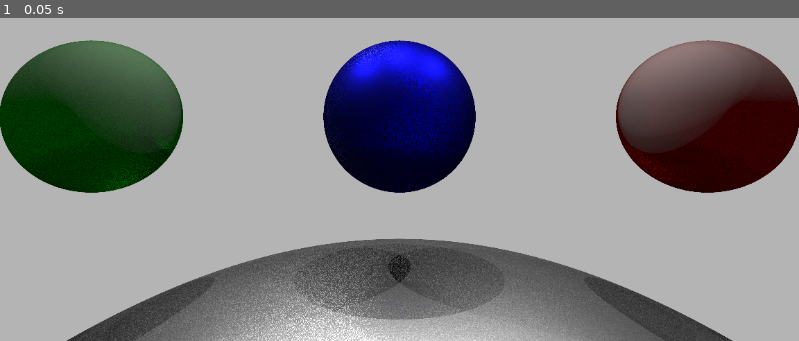
Above: before the commit, frame 1.
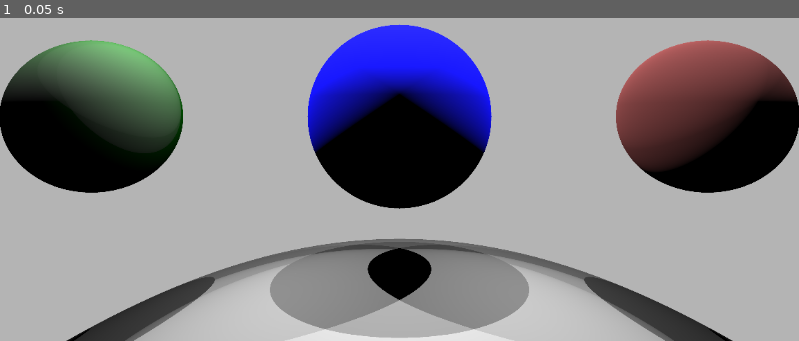
Above: after the commit, the same moment.

Repository: Robert-W-Ward/godot-path-tracer
Game: Godot game, scene res://main.tscn
The game is run twice, just before and just after one commit, with the same random seed, the same clock (stepped at 60 frames per second) and the same inputs.
Inputs:
- Up to frame 1 (0.05 s): no input

The runs differ from the first frame. In frame 1, 31% of the frame differs, in the area x 0-100%, y 1-100%.

Commit message:
got roughness to actually affect the color

Diff:
--- a/pathtracer.gdshader
+++ b/pathtracer.gdshader
@@ -21,7 +21,7 @@
 };
 struct Material{
 	int id;
-	int type;
+	int type; // 0 - Lambertian, 1 - Metallic, 2 - Dielectric
 	float roughness;
 	float metallic;
 	float ior;
@@ -46,25 +46,25 @@
 	vec3(0.0,-3.0,0.0),
 	vec3(0.0,-1.0,0.0),
 	vec3(0.0,0.0,1.0),
-	vec2(4,4),
-	vec4(1.0,1.0,1.0,0.0)
+	vec2(5,5),
+	vec4(1.0,1.0,1.0,1.0)
 	);
 const PointLight PointLights[3]  = PointLight[](
-	PointLight(vec3(0.0,-3.0,0.0),vec4(1.0,1.0,1.0,1.0)),
-	PointLight(vec3(-2.0,-3.0,0.0),vec4(1.0,1.0,1.0,1.0)),
-	PointLight(vec3(2.0,-3.0,0.0),vec4(1.0,1.0,1.0,1.0))
+	PointLight(vec3(0.0,-3.0,0.0),vec4(1.0,1.0,1.0,0.5)),
+	PointLight(vec3(-2.0,-3.0,0.0),vec4(1.0,1.0,1.0,0.5)),
+	PointLight(vec3(2.0,-3.0,0.0),vec4(1.0,1.0,1.0,0.5))
 );
 const Material materials[4] = Material[](
-	Material(0,1,0.5,0.8,0.0,vec4(1.0,1.0,1.0,1.0),vec4(1.0,1.0,1.0,1.0),.2), // White lambertian material
-	Material(1,0,0.0,0.0,0.0,vec4(0.0,1.0,0.0,1.0),vec4(1.0,1.0,1.0,0.5),.2), // Green lambertian material
-	Material(2,1,0.5,1.0,1.0,vec4(0.0,0.0,1.0,1.0),vec4(1.0,1.0,1.0,1.0),.2), // Blue Metallic material
-	Material(3,2,1.0,0.0,1.5,vec4(1.0,0.0,0.0,1.0),vec4(1.0,1.0,1.0,1.0),.2)  // Red Dielectric material
+	Material(0,0,0.0,0.0,0.0,vec4(1.0,1.0,1.0,1.0),vec4(1.0,1.0,1.0,1.0),0.2), // White lambertian material
+	Material(1,0,0.0,0.0,0.0,vec4(0.0,1.0,0.0,1.0),vec4(1.0,1.0,1.0,0.2),0.2), // Green lambertian material
+	Material(2,1,1.0,1.0,1.0,vec4(0.0,0.0,1.0,1.0),vec4(1.0,1.0,1.0,0.0),0.0), // Blue Metallic material
+	Material(3,2,1.0,0.1,1.0,vec4(1.0,0.0,0.0,1.0),vec4(1.0,1.0,1.0,0.0),0.0)  // Red Dielectric material
 );
 
 const Sphere spheres[4] = Sphere[](
 	Sphere(vec3(0, 6, 0),5.0,0),
 	Sphere(vec3(-2, 0, 0), 0.5, 1),   // Lambertian
-	Sphere(vec3(0, 0, 0), 0.5, 2),   // Metal
+	Sphere(vec3(0, 0, 0), 0.6, 2),   // Metal
 	Sphere(vec3(2, 0, 0), 0.5, 3)   // Dielectric
 );
 
@@ -89,11 +89,36 @@
 	return numerator / denom;
 }
 
+vec3 SampleGGX(vec2 Xi, vec3 N, float roughness) {
+	float a = roughness * roughness;
+
+	// Transform Xi (a uniform random sample) into a sample on the hemisphere
+	float theta = atan(a * sqrt(Xi.x) / sqrt(1.0 - Xi.x));
+	float phi = 2.0 * PI * Xi.y;
+
+	// Spherical to Cartesian (assuming Y up)
+	vec3 H;
+	H.x = sin(theta) * cos(phi);
+	H.y = cos(theta);
+	H.z = sin(theta) * sin(phi);
+
+	// Transform H to be centered around N
+	vec3 upVector = abs(N.y) < 0.999 ? vec3(0.0, 1.0, 0.0) : vec3(1.0, 0.0, 0.0);
+	vec3 tangent = normalize(cross(upVector, N));
+	vec3 bitangent = cross(N, tangent);
+
+	// Tangent space to world space
+	vec3 sampleVec = H.x * tangent + H.y * N + H.z * bitangent;
+
+	return normalize(sampleVec);
+}
+
 float GeometrySchlickGGX(float NoV, float roughness){
 	float r = (roughness + 1.0);
 	float k = (r*r) / 8.0;
 	float num = NoV;
 	float denom = NoV * (1.0 - k) +k;
+
 	return num /denom;
 }
 
@@ -102,9 +127,9 @@
 	float NoL = max(dot(N,L),0.0);
 	float ggx1 = GeometrySchlickGGX(NoV,roughness);
 	float ggx2 = GeometrySchlickGGX(NoL,roughness);
+
 	return ggx1 * ggx2;
 }
-
 vec3 SampleHemisphere(vec3 N){
 	float r1 = random(N.xy);
 	float r2 = random(N.xy);
@@ -125,19 +150,18 @@
 
 	return direction.x * u + direction.y * v + direction.z * w;
 }
-vec3 SampleAreaLight(vec3 P, AreaLight light,out vec3 L, out float dist){
-	float u = random(FragCoord.xy + light.position.xy) - 0.5;
-	float v = random(FragCoord.xy + light.position.xy) - 0.5;
-
-	vec3 lightRight = cross(light.normal, light.up);
-
-	vec3 samplePos = light.position + light.up * (v*light.size.y) + lightRight * (u * light.size.x);
+vec3 SampleAreaLight(vec3 P,out vec3 L, out float dist){
+	float u = random(FragCoord.xy + areaLight.position.xy) - 0.5;
+	float v = random(FragCoord.xy + areaLight.position.xy) - 0.5;
+
+	vec3 lightRight = cross(areaLight.normal, areaLight.up);
+
+	vec3 samplePos = areaLight.position + areaLight.up * (v*areaLight.size.y) + lightRight * (u * areaLight.size.x);
 
 	L = normalize(samplePos - P);
 	dist = length(samplePos -P);
 	return samplePos;
 }
-
 float SphereSDF(vec3 p, vec3 center,float radius){
 	return length(p-center) - radius;
 }
@@ -171,7 +195,7 @@
     return normalize(n);
 }
 void RayIntersect(Ray ray,out Hit hit){
-	float tMin = 0.001;
+	float tMin = 0.01;
 	float tMax = 1000.0;
 
 	while(tMin<tMax){
@@ -198,90 +222,90 @@
 	float specularAngle = max(dot(V,R),0.0);
 	return specularColor * intensity * pow(specularAngle,shininess);
 }
-
-vec3 CookTorranceBRDF(vec3 L, vec3 V, vec3 N, Material mat, vec3 F0) {
-    vec3 H = normalize(V + L);
-    float D = DistributionGGX(N, H, mat.roughness);
-    vec3 F = FresnelSchlick(max(dot(H, V), 0.0), F0);
-    float G = GeometrySmith(N, V, L, mat.roughness);
-
-    float NdotL = max(dot(N, L), 0.0);
-    float NdotV = max(dot(N, V), 0.0);
-
-    vec3 numerator = D * F * G;
-    float denominator = 4.0 * NdotL * NdotV + 0.001; // Preventing division by zero
-    vec3 specular = numerator / denominator;
-
-    // Combining specular and diffuse reflectance
-    vec3 kD = vec3(1.0) - F; // This is for non-metals, for metals it will be zero
-    kD *= 1.0 - mat.metallic; // Completely specular for metals
-
-    vec3 diffuse = (1.0 - mat.metallic) * mat.color.rgb / PI;
-
-    return (kD * diffuse + specular) * NdotL; // This already includes Lambertian part for non-metallic
-}
-
-bool inShadow(Ray shadowRay, Hit shadowHit,float distToLight){
+vec3 CookTorranceSpecularReflectanceBRDF(vec3 L, vec3 V, vec3 N, Material mat, vec3 F0) {
+	vec3 H = normalize(V + L);
+	float D = DistributionGGX(N, H, mat.roughness);
+	vec3 F = FresnelSchlick(max(dot(H, V), 0.0), F0);
+	float G = GeometrySmith(N, V, L, mat.roughness);
+
+	float NoL = max(dot(N, L), 0.0);
+	float NoV = max(dot(N, V), 0.0);
+
+	vec3 numerator = D * F * G;
+	float denominator = 4.0 * NoL * NoV + 0.001; // Preventing division by zero
+	vec3 specular = numerator / denominator;
+	return specular * NoL;
+}
+bool CastsShadow(Ray shadowRay, Hit shadowHit,float distToLight){
 	RayIntersect(shadowRay,shadowHit);
 	if(shadowHit.dist> 0.0 && shadowHit.dist < distToLight){
 		return false;
 	}else return true;
 }
 
-vec3 CalculateDirectLighting(vec3 P, vec3 N,vec3 V,Material mat,AreaLight al){
-	vec3 dirLight = vec3(0.0);
-	vec3 L = vec3(0.0);
-	float distanceToLight = 0.0;
-	float attenuation = 0.0;
-	Ray shadowRay;
-	Hit shadowHit;
+vec3 CalcAreaLightContrib(vec3 P,vec3 N,vec3 V,Material mat){
+	int numSamples = 5;
+	vec3 AreaLightContrib = vec3(0.0);
 	vec3 F0 = mix(vec3(0.04),mat.color.rgb,mat.metallic);
-	// Sample the Area light first
-	for(int s =0 ;s<5;++s){
-		vec3 samplePos = SampleAreaLight(P,areaLight,L,distanceToLight);
-	 	attenuation = 1.0/(distanceToLight * distanceToLight);
+	for(int s = 0; s < numSamples; ++s){
+		float distanceToLight;
+		vec3 L = normalize(areaLight.position - P);
+		vec3 samplePos = SampleAreaLight(P,L,distanceToLight);
+	 	float attenuation = 1.0 / (distanceToLight * distanceToLight);
 		// Shadow for area light
+		Ray shadowRay;
 		shadowRay.origin = P + N * 0.001;
 		shadowRay.direction = L;
+		Hit shadowHit;
 		float NoL = max(dot(N, L), 0.0);
-
-		if (inShadow(shadowRay,shadowHit,distanceToLight)) { // If in shadow
-			// Metallics and Dielectrics use cook-torrance
+		if(CastsShadow(shadowRay,shadowHit,distanceToLight)){
 			if(mat.metallic > 0.0){
-				dirLight +=  CookTorranceBRDF(L,V,N,mat, F0) ;
+				vec3 BRDF = CookTorranceSpecularReflectanceBRDF(L,V,N,mat, F0);
+				AreaLightContrib += areaLight.color.w * BRDF * attenuation;
 			}else{
 				vec3 diffuse = LambertianReflectanceBRDF(L, N, mat.color.rgb, 1.0);
 				vec3 specular = PhongSpecularReflectanceBRDF(L, N, V, mat.specular.rgb, mat.shininess, mat.specular.w);
 				vec3 BRDF = diffuse + specular;
-				dirLight += areaLight.color.w * BRDF * NoL * attenuation;
+				AreaLightContrib += areaLight.color.w * BRDF * NoL * attenuation;
 			}
-
-		}
-	}
-	dirLight /= float(5);
-	vec3 BRDF = vec3(0.0);
+		}
+	}
+	AreaLightContrib /= float(numSamples);
+	return AreaLightContrib;
+}
+vec3 CalcPointLightContrib(vec3 P,vec3 N,vec3 V,Material mat,float distanceToLight){
+	vec3 PointLightContrib = vec3(0.0);
+	vec3 F0 = mix(vec3(0.04),mat.color.rgb,mat.metallic);
 	for(int i = 0; i< PointLights.length(); ++i){
 		PointLight light = PointLights[i];
-		L = normalize(light.position - P);
-		distanceToLight = length(light.position - P);
-		attenuation = 1.0/(distanceToLight * distanceToLight);
+		vec3 L = normalize(light.position - P);
+		float distanceToLight = length(light.position - P);
+		float attenuation = 1.0/(distanceToLight * distanceToLight);
 		float NoL = max(dot(N,L),0.0);
-
+		Ray shadowRay;
 		shadowRay.origin = P + N * 0.001;
 		shadowRay.direction = L;
-		shadowHit;
-		if(inShadow(shadowRay,shadowHit,distanceToLight)){
+		Hit shadowHit;
+		if(CastsShadow(shadowRay,shadowHit,distanceToLight)){
 			if (mat.metallic > 0.0){
-				dirLight += CookTorranceBRDF(L,V,N,mat,F0);
+				PointLightContrib += CookTorranceSpecularReflectanceBRDF(L,V,N,mat,F0);
 			}else{
 				vec3 diffuse = LambertianReflectanceBRDF(L,N,mat.color.rgb,1.0);
 				vec3 specular = PhongSpecularReflectanceBRDF(L,N,V,mat.specular.rgb,mat.shininess,mat.specular.w);
-				BRDF = diffuse + specular;
+				vec3 BRDF = diffuse + specular;
+				PointLightContrib += light.color.w * BRDF * NoL * attenuation;
 			}
-		dirLight += light.color.w * BRDF * NoL * attenuation;
-		}
-	}
-	return dirLight;
+		}
+	}
+	return PointLightContrib;
+}
+vec3 CalculateDirectLighting(vec3 P, vec3 N,vec3 V,Material mat){
+	vec3 directLight = vec3(0.0);
+	float distanceToLight = 0.0;
+	// Sample the Area light first
+	//directLight += CalcAreaLightContrib(P,N,V,mat);
+	directLight += CalcPointLightContrib(P,N,V,mat,distanceToLight);
+	return directLight;
 }
 
 vec3 TracePath(Ray ray){
@@ -295,32 +319,33 @@
 		if(hit.dist<= 0.0)
 			return radiance + throughput * BACKGROUND;
 		// if hit something get its material
-		if(hit.dist>0.0){
-			Material mat = materials[hit.materialId];
-			vec3 N = normalize(hit.normal);
-			vec3 directLight = CalculateDirectLighting(hit.point,N,-ray.direction,mat, areaLight);
-			radiance += throughput * directLight;
-
-			// Importance sampling using Cosine weighted sampling of the hemisphere
-			vec3 L = SampleHemisphere(N);
-			vec3 BRDF;
-			if(mat.metallic<=0.0){
-				BRDF = LambertianReflectanceBRDF(L,N,mat.color.rgb, .5);
-			}else{
-				vec3 F0 = mix(vec3(0.04), mat.color.rgb, mat.metallic);
-				BRDF = CookTorranceBRDF(L,-ray.direction,N,mat,F0);
-			}
-			// Calculate BRDF for indirect lights
-			float LoN = max(dot(L,N),0.0);
-			// Contribution of the indirect light to the "Radiance"
-			throughput *= BRDF * LoN;
-			// Determine how it reflects or refracts
-			// TODO: Reflections and Refractions
-			// TODO: update rays origin and dir to match relfection or fractions ray
-			//  update ray origin and direction for continuation along path
-			ray.origin = hit.point + N * 0.001;
-			ray.direction = L;
-		}
+		Material mat = materials[hit.materialId];
+		vec3 N = normalize(hit.normal); // Normalized Normal
+		vec3 V = -ray.direction; // Direction of the viewer/eye
+		vec3 P = hit.point; // Point that was hit
+
+		// Direct Lighting
+		vec3 directLight = CalculateDirectLighting(P,N,V,mat);
+		radiance += throughput * directLight;
+
+		// Indirect Lighting
+		//if(mat.metallic>0.0){
+			//// reflect based on the materials roughness such that roughness == 0.0 gives a perfect mirror reflection and 1.0 is completely blurred
+			//vec3 H = SampleGGX(FragCoord.xy,N,mat.roughness);
+			//vec3 L = reflect(V,H);
+			//vec3 F0 = mix(vec3(0.04),mat.color.rgb,mat.metallic);
+			//vec3 BRDF = CookTorranceSpecularReflectanceBRDF(L,V,N,mat,F0);
+			//// update throughput
+			//throughput *= BRDF;
+			//// update the radiance
+			//radiance += (throughput * BRDF);
+		//}else{
+			//vec3 L = SampleHemisphere(N);
+			//float LoN = max(dot(L,N),0.0);
+			//vec3 BRDF = LambertianReflectanceBRDF(L,N,mat.color.rgb,1.0);
+			//throughput *= BRDF * LoN;
+			//radiance += (throughput * BRDF);
+		//}
 	}
 	return radiance;
 }
